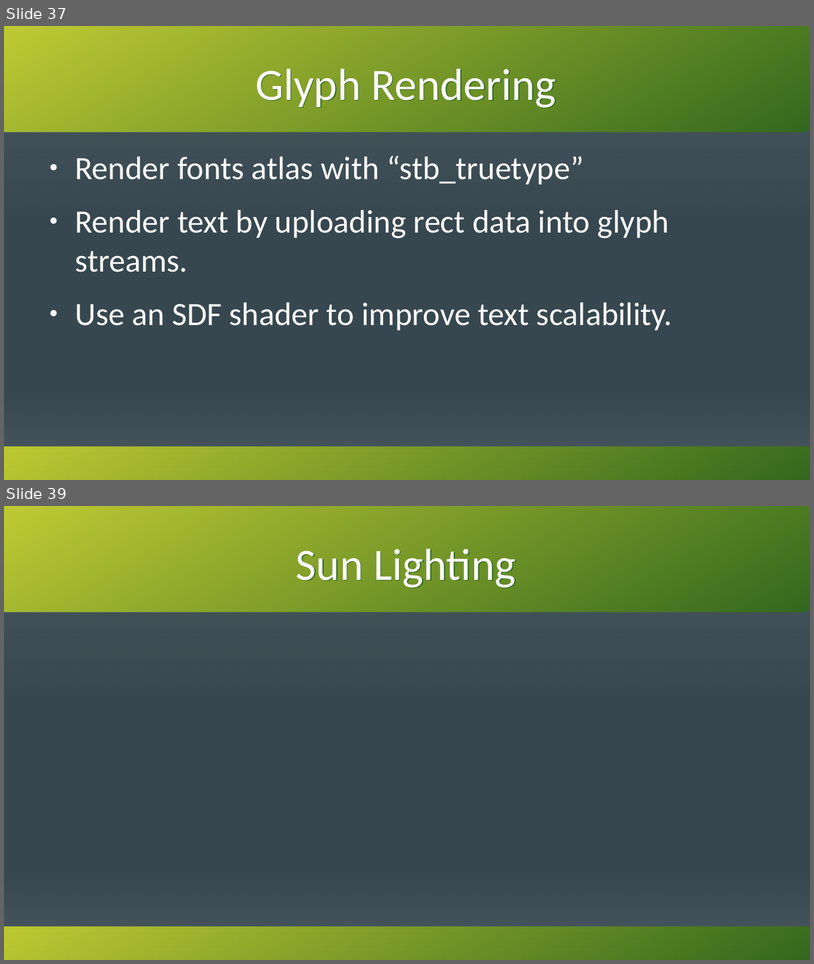
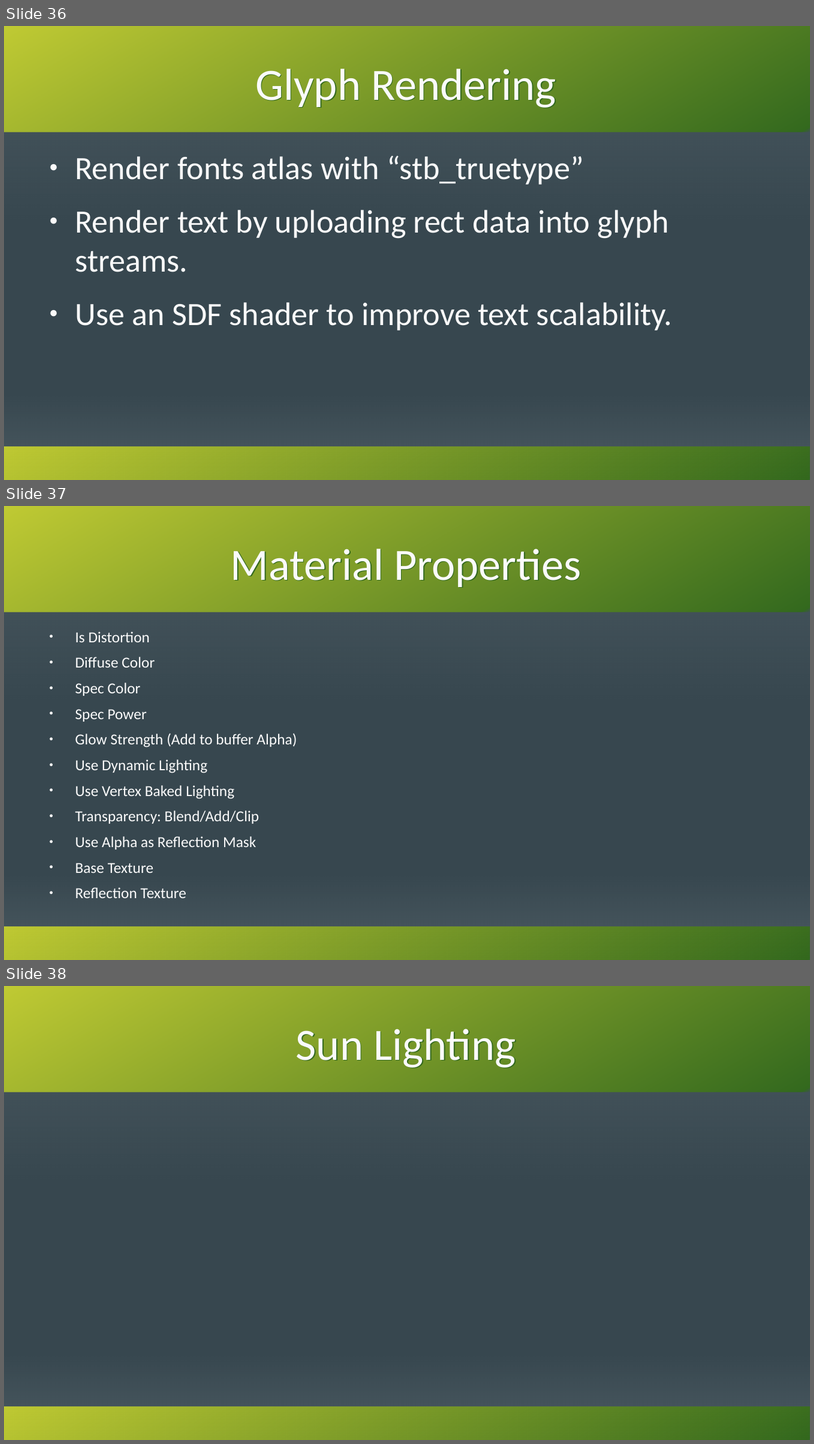
Before and after one commit to KenzieMac130/CitrusToolbox, a slide deck: docs/MovingToGpuDrivenRendering.odp. Shown one above the other, each under a label of ours: slides 37 and 39 before the commit, slides 36, 37 and 38 after it; the slides between them are not shown. The pictures are 814x964 and 814x1444 pixels, drawn with LibreOffice and Linux fonts; fonts in the diff are those of the drawing. Boxes give left, top, right and bottom in pixels: in the first picture for what was removed or moved away, otherwise in the second. Text is boxed around its words. In the diff, an @@ line names an element or a change of style, - is before the commit and + after.

```diff
--- a/docs/MovingToGpuDrivenRendering.odp
+++ b/docs/MovingToGpuDrivenRendering.odp
@@ slide 37 added at (4, 506, 810, 960), background #37474F; not listed: 4 template elements that a slide beside it also shows @@
@@ title added at (231, 549, 581, 588), 44 pt, text #FAFAFA @@
+Material Properties
@@ text added at (75, 631, 297, 898), 15 pt, text #FAFAFA @@
+● Is Distortion
+● Diffuse Color
+● Spec Color
+● Spec Power
+● Glow Strength (Add to buffer Alpha)
+● Use Dynamic Lighting
+● Use Vertex Baked Lighting
+● Transparency: Blend/Add/Clip
+● Use Alpha as Reflection Mask
+● Base Texture
+● Reflection Texture
@@ what was slide 37 is now slide 36 @@
@@ what was slide 39 is now slide 38 @@
```
Also in this commit, not shown: 7 slides changed, 1 other slide added, 3 slides removed, 30 other files.
